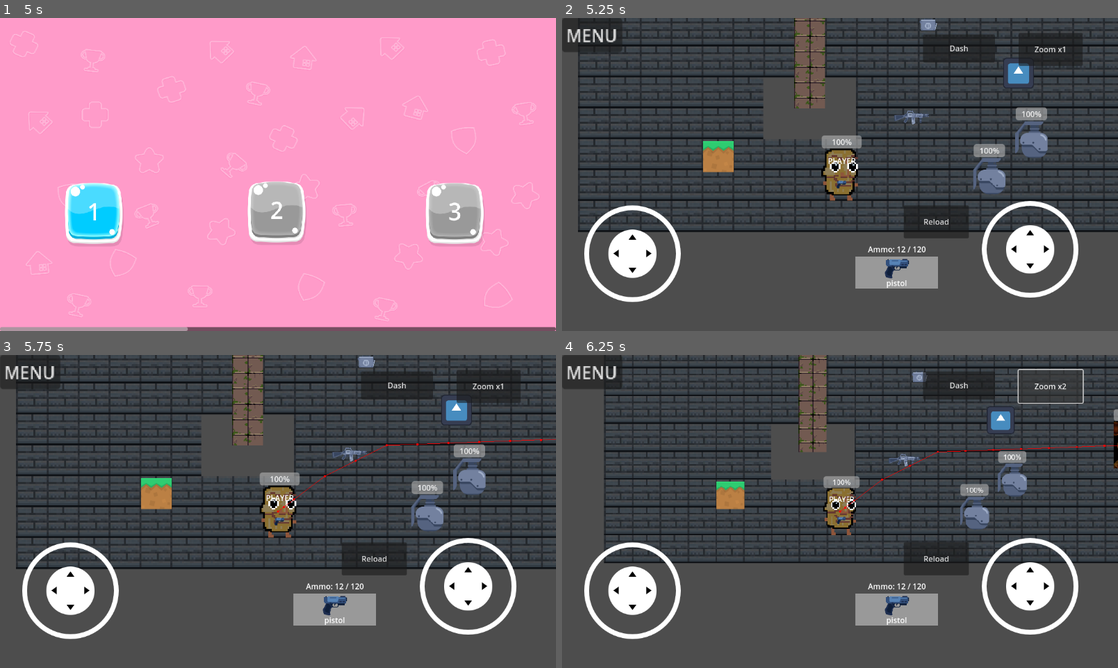
Above: before the commit, frames 1-4 (two rows, left to right).
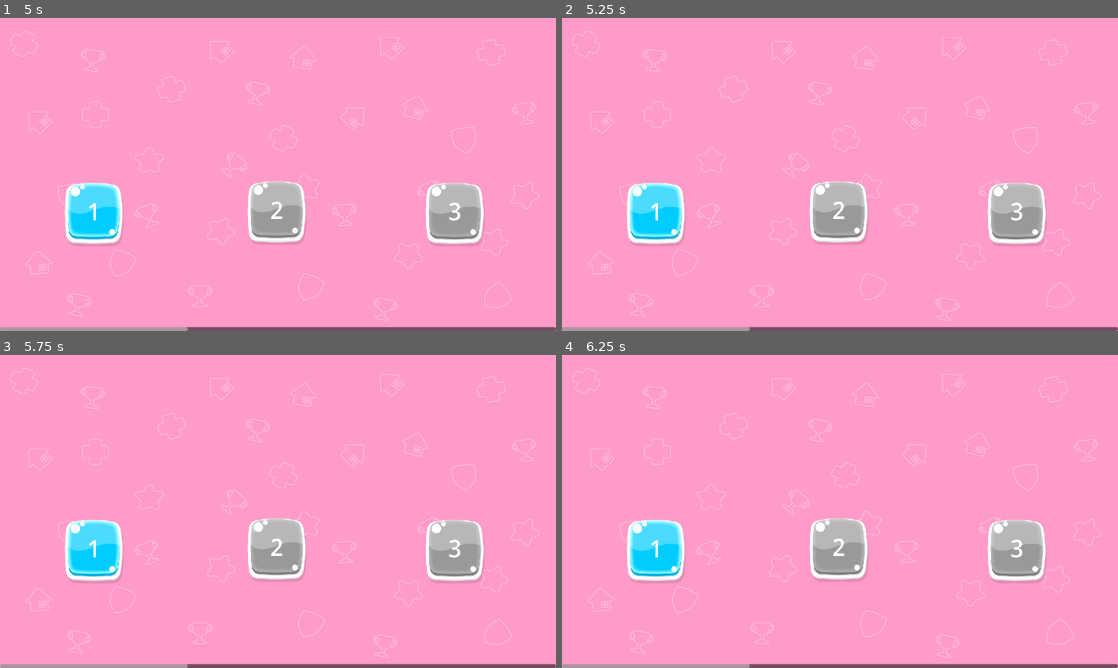
Above: after the commit, the same moments.

Repository: adrian-magsino/Brainrot-Game
Game: Godot game, scene res://main_scene.tscn
The game is run twice, just before and just after one commit, with the same random seed, the same clock (stepped at 60 frames per second) and the same inputs. The engine's default icon, where the game draws it, is replaced by a stand-in: a white triangle on a blue panel in a dark square.
Inputs (mouse positions are in pixels of both pictures, inside the frame that each line leads up to):
- Up to frame 1 (5 s): click (122, 127) at 0.5 s; click (122, 83) at 1.25 s; click (222, 255) at 2 s; click (122, 127) at 2.75 s; click (122, 83) at 3.5 s; click (272, 149) at 4.25 s
- Up to frame 2 (5.25 s): click "1" at 5 s
- Up to frame 3 (5.75 s): no input
- Up to frame 4 (6.25 s): click (1051, 386) at 5.75 s, where only the run before the commit has a clickable "Zoom x1"

Frame 1 is identical in both runs. In frame 2, 100% of the frame differs, in the area x 0-100%, y 0-100%; in frame 3, 100%; in frame 4, 100%.
Error after the commit: Parse Error: Identifier "LevelCore" not declared in the current scope. (res://Scripts/UI/level_scene.gd:16)

Commit message:
changed JSON file path

Diff:
--- a/Scripts/UI/LevelCore.gd
+++ b/Scripts/UI/GAME_PROGRESS.gd
@@ -14,13 +14,13 @@
 }
 
 func save_progress():
-	var file = FileAccess.open("user://level_progress.json", FileAccess.WRITE)
+	var file = FileAccess.open("res://User data/level_progress.json", FileAccess.WRITE)
 	file.store_string(JSON.stringify(level_completed))
 	file.close()
 
 func load_progress():
-	if FileAccess.file_exists("user://level_progress.json"):
-		var file = FileAccess.open("user://level_progress.json", FileAccess.READ)
+	if FileAccess.file_exists("res://User data/level_progress.json"):
+		var file = FileAccess.open("res://User data/level_progress.json", FileAccess.READ)
 		var loaded_data = JSON.parse_string(file.get_as_text())
 		if typeof(loaded_data) == TYPE_DICTIONARY:
 			level_completed = loaded_data
--- a/Scripts/UI/Global.gd
+++ b/Scripts/UI/PLAYER_DATA.gd
@@ -10,16 +10,17 @@
 		"player_name": player_name,
 		"current_character": current_character
 	}
-	var file = FileAccess.open("user://save_data.json", FileAccess.WRITE)
+	var file = FileAccess.open("res://User data/save_data.json", FileAccess.WRITE)
 	file.store_string(JSON.stringify(save_data))
 	file.close()
-
+	print("SAVED PLAYER DATA")
 func load_game():
-	if FileAccess.file_exists("user://save_data.json"):
-		var file = FileAccess.open("user://save_data.json", FileAccess.READ)
+	if FileAccess.file_exists("res://User data/save_data.json"):
+		var file = FileAccess.open("res://User data/save_data.json", FileAccess.READ)
 		var data = JSON.parse_string(file.get_as_text())
 		if typeof(data) == TYPE_DICTIONARY:
 			total_kills = data.get("total_kills", 0)
 			player_name = data.get("player_name", "")
 			current_character = data.get("current_character", "")
 		file.close()
+		print("LOADED PLAYER DATA")
--- a/Scripts/UI/mainmenu_scene.gd
+++ b/Scripts/UI/mainmenu_scene.gd
@@ -1,14 +1,14 @@
 extends Control
 
 func _ready() -> void:
-	Global.load_game()  # Load game data here
+	PLAYER_DATA.load_game()  # Load game data here
 
 func _on_play_pressed() -> void:
 	get_tree().change_scene_to_file("res://Scenes/UI/ModemenuScene.tscn")
 
 func _on_settings_pressed() -> void:
 	#get_tree().change_scene_to_file()
-	pass
+	PLAYER_DATA.save_game()
 
 func _on_credits_pressed() -> void:
 	#get_tree().change_scene_to_file()
--- /dev/null
+++ b/User data/save_data.json
@@ -0,0 +1 @@
+{"current_character":"","player_name":"","total_kills":0.0}
--- a/project.godot
+++ b/project.godot
@@ -17,8 +17,8 @@
 
 [autoload]
 
-LevelCore="*res://Scripts/UI/LevelCore.gd"
-Global="*res://Scripts/UI/Global.gd"
+GAME_PROGRESS="*res://Scripts/UI/GAME_PROGRESS.gd"
+PLAYER_DATA="*res://Scripts/UI/PLAYER_DATA.gd"
 
 [display]
 
Renamed: Scripts/UI/LevelCore.gd.uid -> Scripts/UI/GAME_PROGRESS.gd.uid
Renamed: Scripts/UI/Global.gd.uid -> Scripts/UI/PLAYER_DATA.gd.uid
